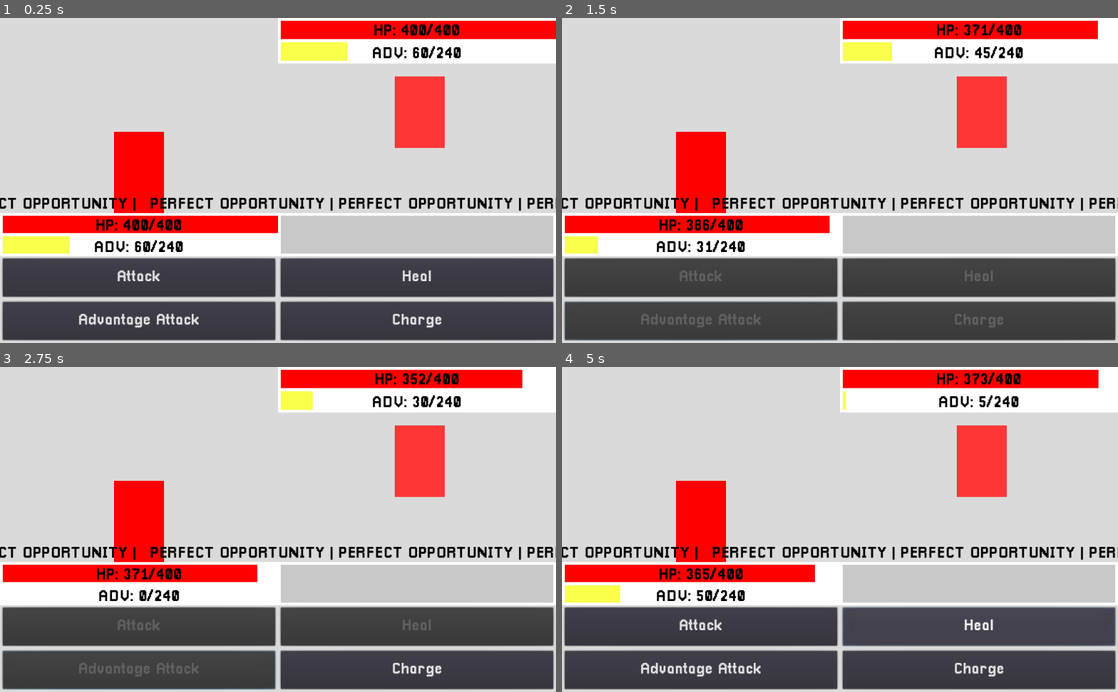
Above: before the commit, frames 1-4 (two rows, left to right).
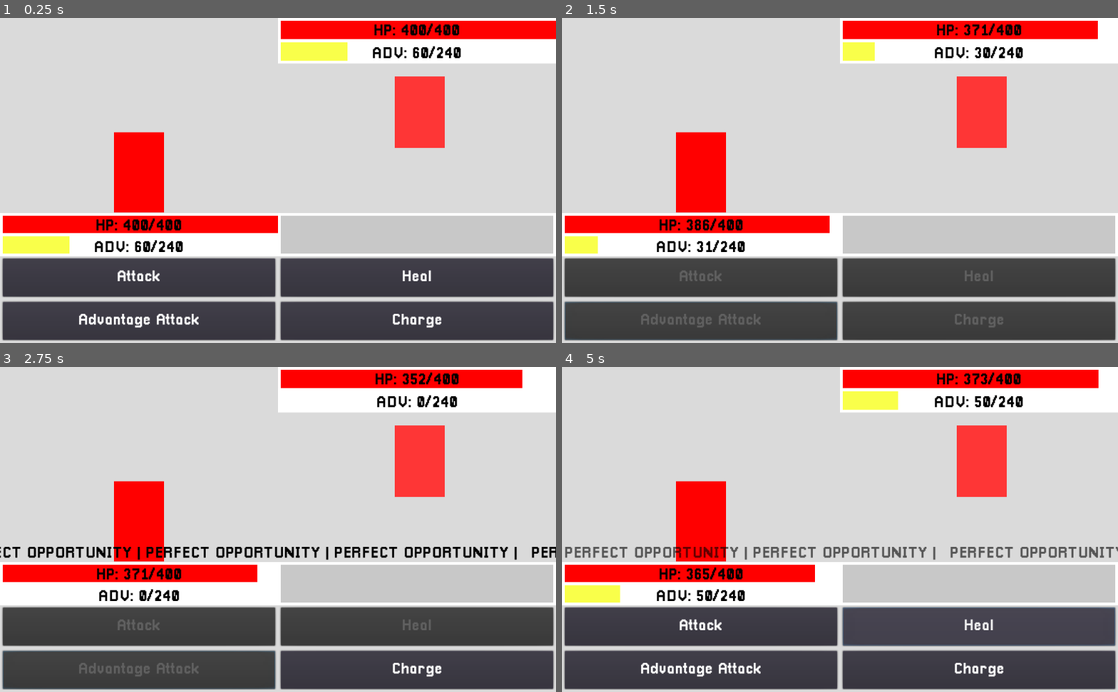
Above: after the commit, the same moments.

Repository: ArtlessAvian/kind-opponent
Game: Godot game, scene res://gameingame/BattleWView.tscn
The game is run twice, just before and just after one commit, with the same random seed, the same clock (stepped at 60 frames per second) and the same inputs.
Inputs (mouse positions are in pixels of both pictures, inside the frame that each line leads up to):
- Up to frame 1 (0.25 s): no input
- Up to frame 2 (1.5 s): click "Attack" at 0.5 s; click "Advantage Attack" at 1.25 s
- Up to frame 3 (2.75 s): tap Enter (ui_accept) at 2, 2.27 s; move the mouse to (417, 380) at 2.02 s; click (417, 380) at 2.1 s
- Up to frame 4 (5 s): click "Charge" at 2.75 s; move the mouse to (979, 402) at 3.52 s; click (979, 402) at 3.6 s; tap Enter (ui_accept) at 3.77 s; click "Heal" at 4.25 s

The runs differ from the first frame. In frame 1, 2.3% of the frame differs, in the area x 0-100%, y 34-96%; in frame 2, 2.1%; in frame 3, 3.2%; in frame 4, 3.9%, in the area x 0-100%, y 7-96%.
Error after the commit: Invalid get index 'opportunity_attack' (on base: 'null instance'). (res://LoopingLabel.gd:25)

Commit message:
Animated perfect opportunity label

Diff:
--- a/GameUI.tscn
+++ b/GameUI.tscn
@@ -9,6 +9,7 @@
 [ext_resource path="res://Pixellari.tres" type="DynamicFont" id=7]
 [ext_resource path="res://PixellariSmall.tres" type="DynamicFont" id=8]
 [ext_resource path="res://gameingame/RichTextLabel.gd" type="Script" id=9]
+[ext_resource path="res://LoopingLabel.gd" type="Script" id=9]
 [ext_resource path="res://animations/LoopingLabel.tres" type="Animation" id=10]
 
 [node name="GameUI" type="Control"]
@@ -218,12 +219,12 @@
 [node name="LoopingLabel" type="Control" parent="OpportunityBar"]
 anchor_right = 1.0
 anchor_bottom = 1.0
+script = ExtResource( 9 )
 
 [node name="OpportunityLabel" type="RichTextLabel" parent="OpportunityBar/LoopingLabel"]
 anchor_right = 1.0
 anchor_bottom = 1.0
-margin_left = 266.855
-margin_right = 300.056
+margin_right = 33.1882
 custom_fonts/normal_font = ExtResource( 7 )
 custom_colors/default_color = Color( 0, 0, 0, 1 )
 text = " PERFECT OPPORTUNITY | PERFECT OPPORTUNITY | PERFECT OPPORTUNITY |
@@ -233,15 +234,16 @@
 [node name="OpportunityLabel2" type="RichTextLabel" parent="OpportunityBar/LoopingLabel"]
 anchor_right = 1.0
 anchor_bottom = 1.0
-margin_left = -790.145
-margin_right = -757.145
+margin_left = -1057.0
+margin_right = -1024.0
 custom_fonts/normal_font = ExtResource( 7 )
 custom_colors/default_color = Color( 0, 0, 0, 1 )
 text = " PERFECT OPPORTUNITY | PERFECT OPPORTUNITY | PERFECT OPPORTUNITY |
 "
 scroll_active = false
 
-[node name="AnimationPlayer" type="AnimationPlayer" parent="OpportunityBar/LoopingLabel"]
+[node name="LoopAnim" type="AnimationPlayer" parent="OpportunityBar/LoopingLabel"]
+autoplay = "LoopingLabel"
 anims/LoopingLabel = ExtResource( 10 )
 
 
--- /dev/null
+++ b/LoopingLabel.gd
@@ -0,0 +1,41 @@
+extends Control
+
+# Declare member variables here. Examples:
+# var a = 2
+# var b = "text"
+
+# Called when the node enters the scene tree for the first time.
+export (NodePath) var battle_path = "../../Battle";
+var battle
+var label1
+var label2
+var opacity
+var fade_duration = .3
+var fade_timer = 0
+var is_visible = false
+
+func _ready():
+	battle = get_node(battle_path)
+	label1 = get_node("OpportunityLabel")
+	label2 = get_node("OpportunityLabel2")
+
+
+# Called every frame. 'delta' is the elapsed time since the previous frame.
+func _process(delta):
+	is_visible = battle.opportunity_attack < 4
+	_update_opacity(delta)
+
+func _update_opacity(delta):
+	if is_visible:
+		if fade_timer < fade_duration:
+			fade_timer += delta
+		else:
+			fade_timer = fade_duration
+		opacity = lerp(0,1,fade_timer/fade_duration)
+	else:
+		if fade_timer > 0:
+			fade_timer -= delta
+		else:
+			fade_timer = 0
+		opacity = lerp(0,1,fade_timer/fade_duration)
+	self.modulate = Color(0,0,0,opacity)
--- a/gameingame/BattleWView.tscn
+++ b/gameingame/BattleWView.tscn
@@ -1,22 +1,32 @@
-[gd_scene load_steps=4 format=2]
+[gd_scene load_steps=5 format=2]
 
 [ext_resource path="res://GameUI.tscn" type="PackedScene" id=1]
-[ext_resource path="res://gameingame/viewintegration/Button.gd" type="Script" id=2]
-[ext_resource path="res://gameingame/Battle.tscn" type="PackedScene" id=3]
+[ext_resource path="res://animations/IdleBounce.tres" type="Animation" id=2]
+[ext_resource path="res://gameingame/viewintegration/Button.gd" type="Script" id=3]
+[ext_resource path="res://gameingame/Battle.tscn" type="PackedScene" id=4]
 
-[node name="GameUI" index="0" instance=ExtResource( 1 )]
+[node name="GameUI" instance=ExtResource( 1 )]
+
+[node name="ColorRect" parent="BattleCanvas/PlayerRegion" index="0"]
+margin_right = -0.000289917
+grow_horizontal = 2
+grow_vertical = 2
+rect_scale = Vector2( 0.996845, 0.988109 )
+rect_pivot_offset = Vector2( 45, 75 )
+
+[node name="AnimationPlayer" parent="BattleCanvas/PlayerRegion/ColorRect" index="0"]
+anims/IdleBounce = ExtResource( 2 )
 
 [node name="EnemyHPBar" parent="UICanvas/EnemyUI/EnemyBars/EnemyHPregion" index="0"]
 copy_health = true
 target_path = NodePath("../../../../../Battle")
 
 [node name="EnemyAdvBar" parent="UICanvas/EnemyUI/EnemyBars/EnemyAdvRegion" index="0"]
+copy_player = true
 target_path = NodePath("../../../../../Battle")
 
 [node name="PlayerHealthBar" parent="UICanvas/PlayerUI/PlayerBars/PlayerHPRegion" index="0"]
 editor/display_folded = true
-copy_health = true
-copy_player = true
 target_path = NodePath("../../../../../Battle")
 
 [node name="EnemyAdvBar" parent="UICanvas/PlayerUI/PlayerBars/PlayerAdvRegion" index="0"]
@@ -26,27 +36,31 @@
 [node name="Attack1Button" parent="UICanvas/PlayerUI/PlayerActions/Action1Region" index="0"]
 focus_neighbour_right = NodePath("../../Action3Region/Attack3Button")
 focus_neighbour_bottom = NodePath("../../Action2Region/Attack2Button")
-script = ExtResource( 2 )
+custom_colors/font_color = Color( 1, 1, 1, 1 )
+script = ExtResource( 3 )
 
 [node name="Attack2Button" parent="UICanvas/PlayerUI/PlayerActions/Action2Region" index="0"]
 focus_neighbour_top = NodePath("../../Action1Region/Attack1Button")
 focus_neighbour_right = NodePath("../../Action4Region/Attack4Button")
-script = ExtResource( 2 )
+custom_colors/font_color = Color( 1, 1, 1, 1 )
+script = ExtResource( 3 )
 move_id = 1
 
 [node name="Attack3Button" parent="UICanvas/PlayerUI/PlayerActions/Action3Region" index="0"]
 focus_neighbour_left = NodePath("../../Action1Region/Attack1Button")
 focus_neighbour_bottom = NodePath("../../Action4Region/Attack4Button")
-script = ExtResource( 2 )
+custom_colors/font_color = Color( 1, 1, 1, 1 )
+script = ExtResource( 3 )
 move_id = 2
 
 [node name="Attack4Button" parent="UICanvas/PlayerUI/PlayerActions/Action4Region" index="0"]
 focus_neighbour_left = NodePath("../../Action2Region/Attack2Button")
 focus_neighbour_top = NodePath("../../Action3Region/Attack3Button")
-script = ExtResource( 2 )
+custom_colors/font_color = Color( 1, 1, 1, 1 )
+script = ExtResource( 3 )
 move_id = 3
 
-[node name="Battle" parent="." index="3" instance=ExtResource( 3 )]
+[node name="Battle" parent="." index="3" instance=ExtResource( 4 )]
 
 [connection signal="button_down" from="UICanvas/PlayerUI/PlayerActions/Action1Region/Attack1Button" to="Battle" method="_on_button_down" binds= [ 0 ]]
 [connection signal="button_down" from="UICanvas/PlayerUI/PlayerActions/Action2Region/Attack2Button" to="Battle" method="_on_button_down" binds= [ 1 ]]
